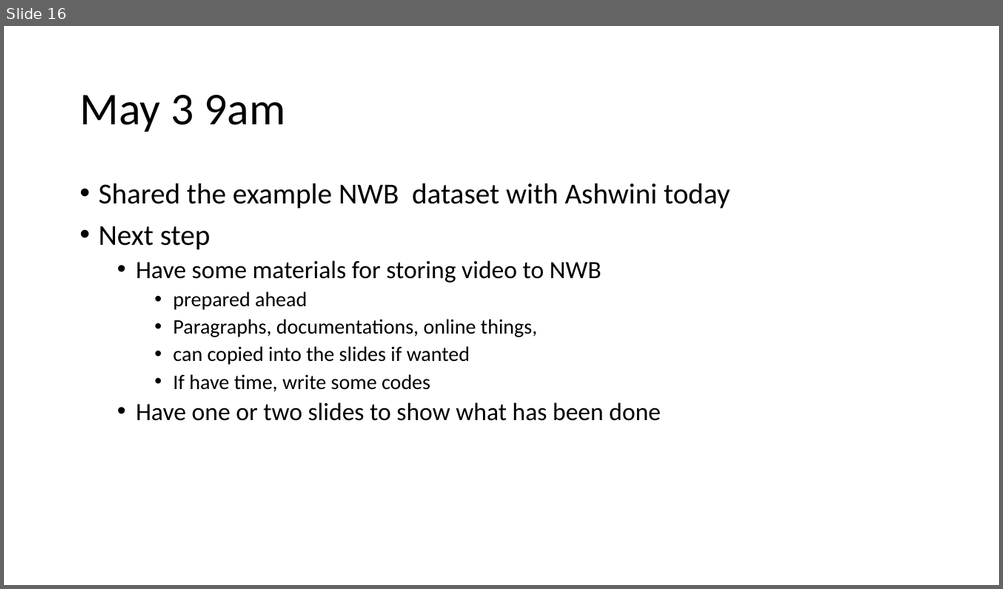
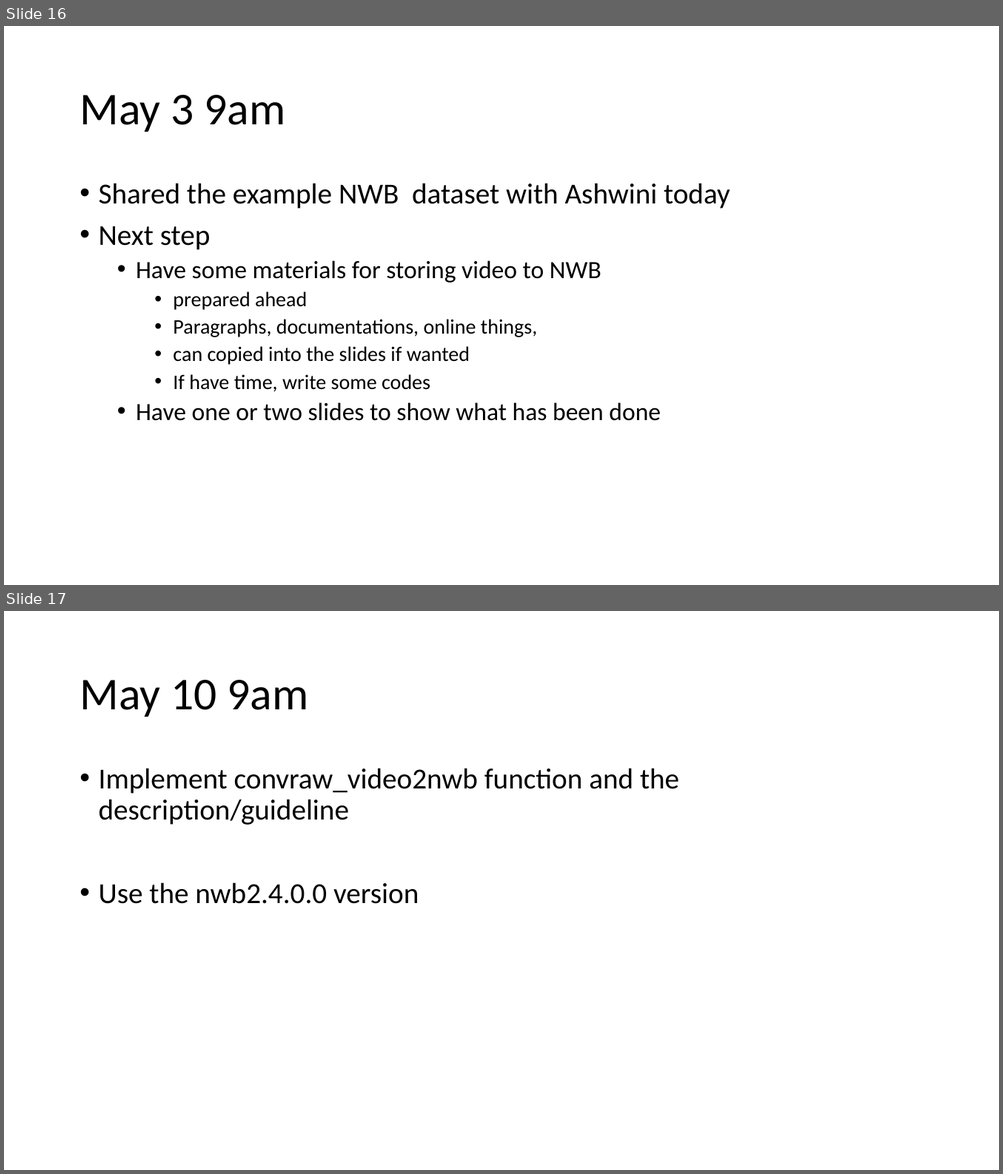
Before and after one commit to yangll0620/NMRCNWBStandardization, a slide deck: NWBUnderstanding.pptx. Shown one above the other, each under a label of ours: slide 16 before the commit, slides 16 and 17 after it. The pictures are 1003x589 and 1003x1174 pixels, drawn with LibreOffice and Linux fonts; fonts in the diff are those of the drawing. Boxes give left, top, right and bottom in pixels: in the first picture for what was removed or moved away, otherwise in the second. Text is boxed around its words. In the diff, an @@ line names an element or a change of style, - is before the commit and + after.

Commit message:
May 10the meeting

```diff
--- a/NWBUnderstanding.pptx
+++ b/NWBUnderstanding.pptx
@@ slide 17 added at bbox=[4, 611, 999, 1170], background #FFFFFF @@
@@ title added at bbox=[79, 680, 309, 717], 44 pt, text #000000 @@
+May 10 9am
@@ text added at bbox=[99, 768, 679, 904], 28 pt, text #000000 @@
+• Implement convraw_video2nwb function and the description/guideline
+• Use the nwb2.4.0.0 version
```
